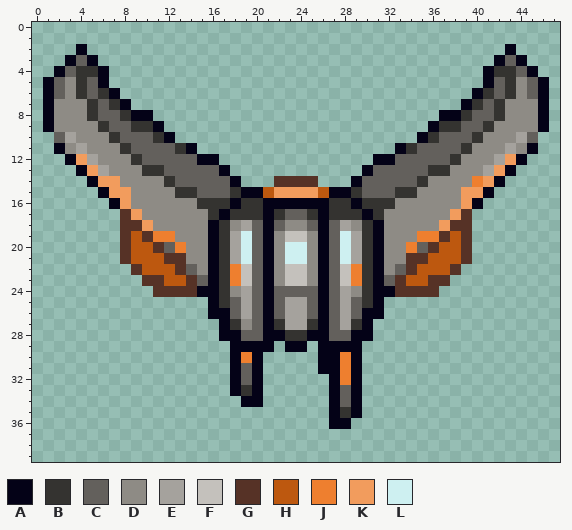
A pixel-art file gets an edit: Art/Textures/Enemies/Carrier/carrier.aseprite. The picture above was drawn from the file before the commit.
48x40 pixels, 1 frame.
Palette (. is transparent): A #040217  B #343330  C #63605c  D #8e8b85  E #a5a29d  F #c4c1bc  G #563226  H #bd580f  J #ee7f2f  K #f29c5d  L #cef0f1
After the commit:
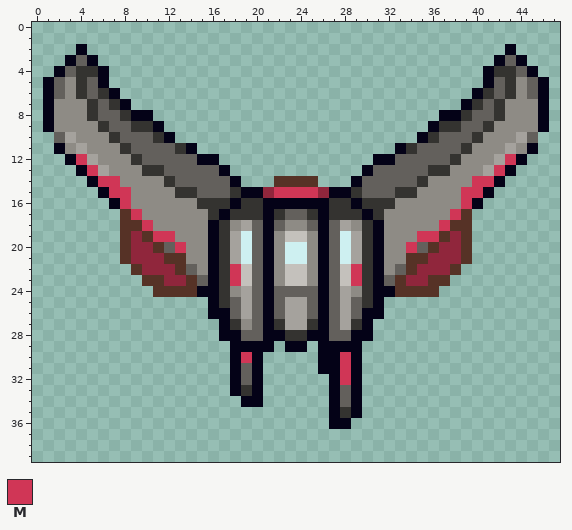
Colours new in this view: M #d03656
Change:
@@ palette @@
-H #bd580f
+H #90263c
@@ x 0..47 @@
 11 ..ADEDDDBCCCCBA..................ABCCCCBDDDEDA..
-12 ...AKEDDDBCCCCCAA..............AACCCCCBDDDEKA...
-13 ....AKEDDDBBCCCCCA............ACCCCCBBDDDEKA....
-14 .....AKKDDDDBCCCCCA...GGGG...ACCCCCBDDDDJKA.....
-15 ......AKKDDDDBBCCCBAAHKKKKHAABCCCBBDDDDKKA......
-16 .......AKDDDDDDBBBABBAAAAAABBABBBDDDDDDKA.......
-17 ........GKDDDDDDBABBBABCCBABBBABDDDDDDKG........
-18 ........GGKDDDDDABDECACDDCACEDBADDDDDKGG........
-19 ........GHGJJDDDABELCADFFDACLEBADDDJJGHG........
-20 ........GHHGCJDDABELCADLLDACLEBADDJCGHHG........
+12 ...AMEDDDBCCCCCAA..............AACCCCCBDDDEMA...
+13 ....AMEDDDBBCCCCCA............ACCCCCBBDDDEMA....
+14 .....AMMDDDDBCCCCCA...GGGG...ACCCCCBDDDDMMA.....
+15 ......AMMDDDDBBCCCBAAHMMMMHAABCCCBBDDDDMMA......
+16 .......AMDDDDDDBBBABBAAAAAABBABBBDDDDDDMA.......
+17 ........GMDDDDDDBABBBABCCBABBBABDDDDDDMG........
+18 ........GGMDDDDDABDECACDDCACEDBADDDDDMGG........
+19 ........GHGMMDDDABELCADFFDACLEBADDDMMGHG........
+20 ........GHHGCMDDABELCADLLDACLEBADDMCGHHG........
 21 ........GHHHGGDDABELCADLLDACLEBADDGGHHHG........
-22 .........GHHHGCDABJFCADFFDACFJBADCGHHHG.........
-23 ..........GGHHGCABJFCADFFDACFJBACGHHGG..........
+22 .........GHHHGCDABMFCADFFDACFMBADCGHHHG.........
+23 ..........GGHHGCABMFCADFFDACFMBACGHHGG..........
 24 ...........GGGGAABDECACCCCACEDBAAGGGG...........
@@ x 17..30 @@
 29 .AAAA.AA.AAAA.
-30 .AJA.....AAJA.
-31 .ACA.....AAJA.
-32 .ACA......AJA.
+30 .AMA.....AAMA.
+31 .ACA.....AAMA.
+32 .ACA......AMA.
 33 .ABA......ACA.
Where, in picture pixels (left, top, right, bottom), the same in both pictures:
changed: (76, 154, 186, 286)
changed: (406, 154, 516, 286)
changed: (263, 187, 329, 198)
changed: (230, 264, 241, 286)
changed: (351, 264, 362, 286)
changed: (241, 352, 252, 363)
changed: (340, 352, 351, 385)
